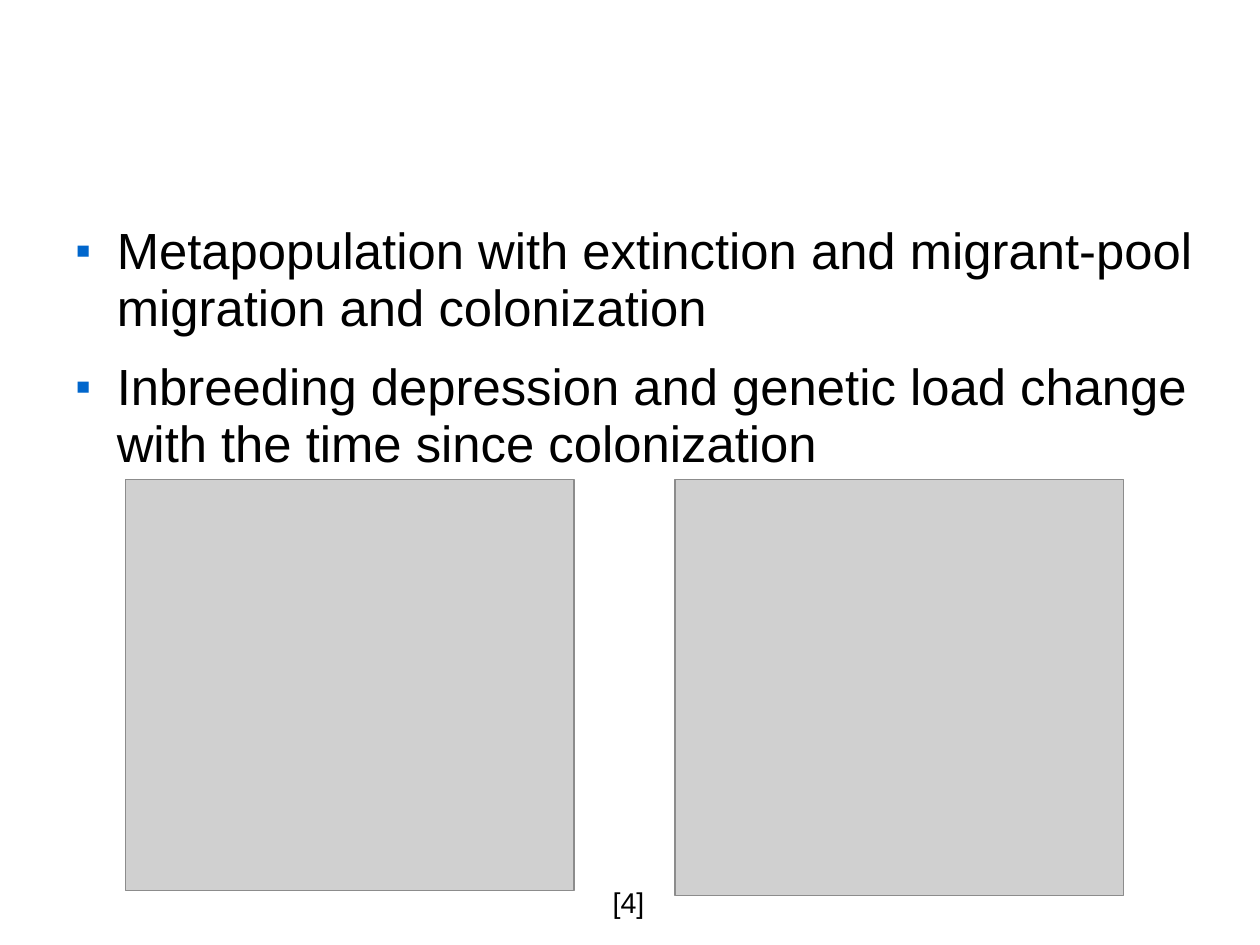
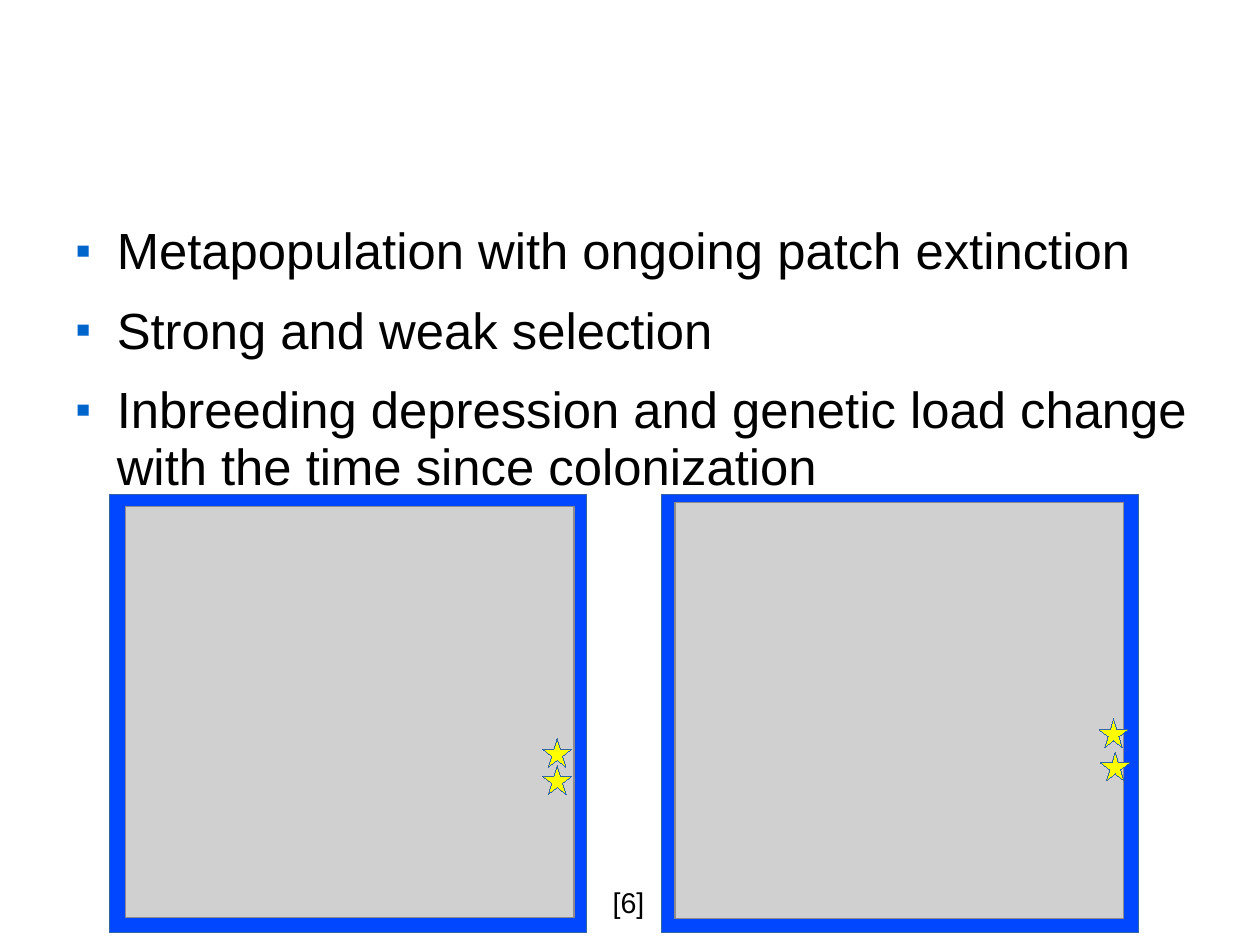
Before and after one commit to maugat1/quantiNEMO_Taylor2010, a slide deck: slide 11 of pres/pres2/pres2.odp (slide 7 before the commit). Drawn at 1260x945 pixels with LibreOffice and Linux fonts; fonts in the diff are those of the drawing; grey boxes stand for pictures; background and template pictures are left out. Boxes give left, top, right and bottom in pixels: in the first picture for what was removed or moved away, otherwise in the second. Text is boxed around its words. In the diff, an @@ line names an element or a change of style, - is before the commit and + after.

```diff
--- a/pres/pres2/pres2.odp
+++ b/pres/pres2/pres2.odp
@@ text at [117,232,1130,359]: text changed @@
-■ Metapopulation with extinction and migrant-pool migration and colonization
+■ Metapopulation with ongoing patch extinction
+■ Strong and weak selection
@@ rectangle added at [110,495,587,933], fill #0047FF, outline #3465A4 0 pt @@
@@ picture: place and size @@
-picture at [126,479,575,891]
+picture at [126,507,575,918]
@@ rectangle added at [662,495,1139,933], fill #0047FF, outline #3465A4 0 pt @@
@@ picture: place and size @@
-picture at [676,480,1124,896]
+picture at [676,502,1124,918]
@@ star added at [1100,719,1129,748], fill #FFFF00, outline #3465A4 0 pt @@
@@ star added at [543,739,572,767], fill #FFFF00, outline #3465A4 0 pt @@
@@ star added at [543,766,572,795], fill #FFFF00, outline #3465A4 0 pt @@
@@ star added at [1101,752,1130,781], fill #FFFF00, outline #3465A4 0 pt @@
@@ text at [613,892,645,919]: text changed @@
-[4]
+[6]
```
Also in this commit, not shown: 9 other slides changed, 12 slides added, 3 slides removed, 6 other files.
